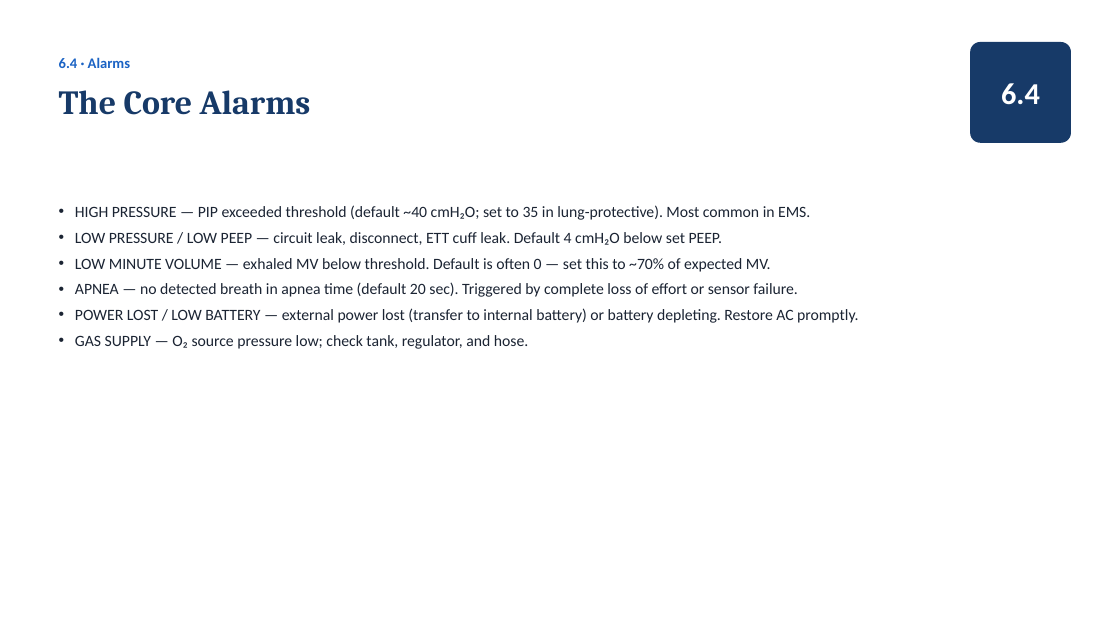
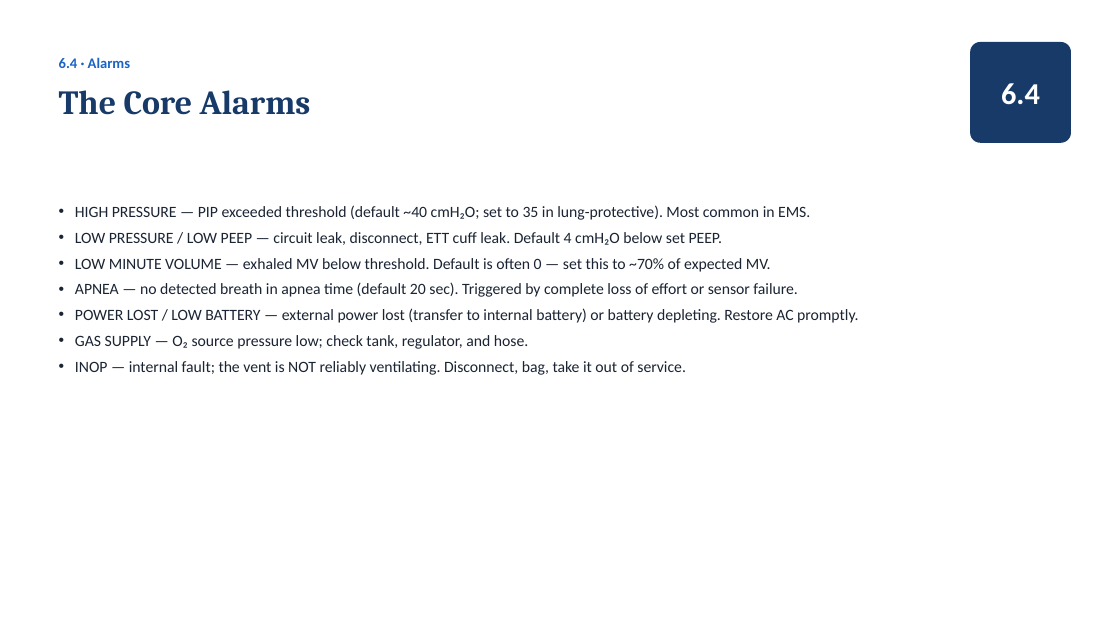
Before and after one commit to amr-kc-protocols/amr-kc-protocols, a slide deck: slide 60 of vta/slides/Ventilator_Academy_Full_Course.pptx. Drawn at 1120x630 pixels with LibreOffice and Linux fonts; fonts in the diff are those of the drawing. Boxes give left, top, right and bottom in pixels: in the first picture for what was removed or moved away, otherwise in the second. Text is boxed around its words. In the diff, an @@ line names an element or a change of style, - is before the commit and + after.

```diff
--- a/vta/slides/Ventilator_Academy_Full_Course.pptx
+++ b/vta/slides/Ventilator_Academy_Full_Course.pptx
@@ text at <box>75,361,686,375</box>: paragraph added @@
+• INOP — internal fault; the vent is NOT reliably ventilating. Disconnect, bag, take it out of service.
```
Also in this commit, not shown: 8 other slides changed, 10 other files.
